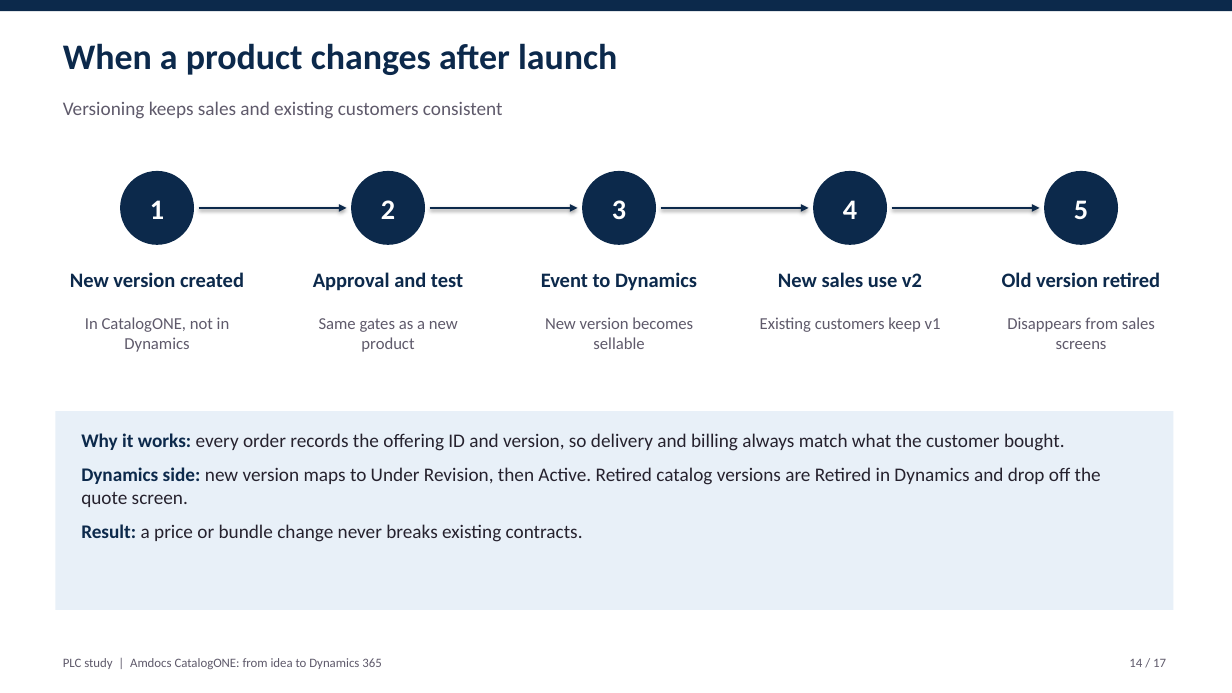
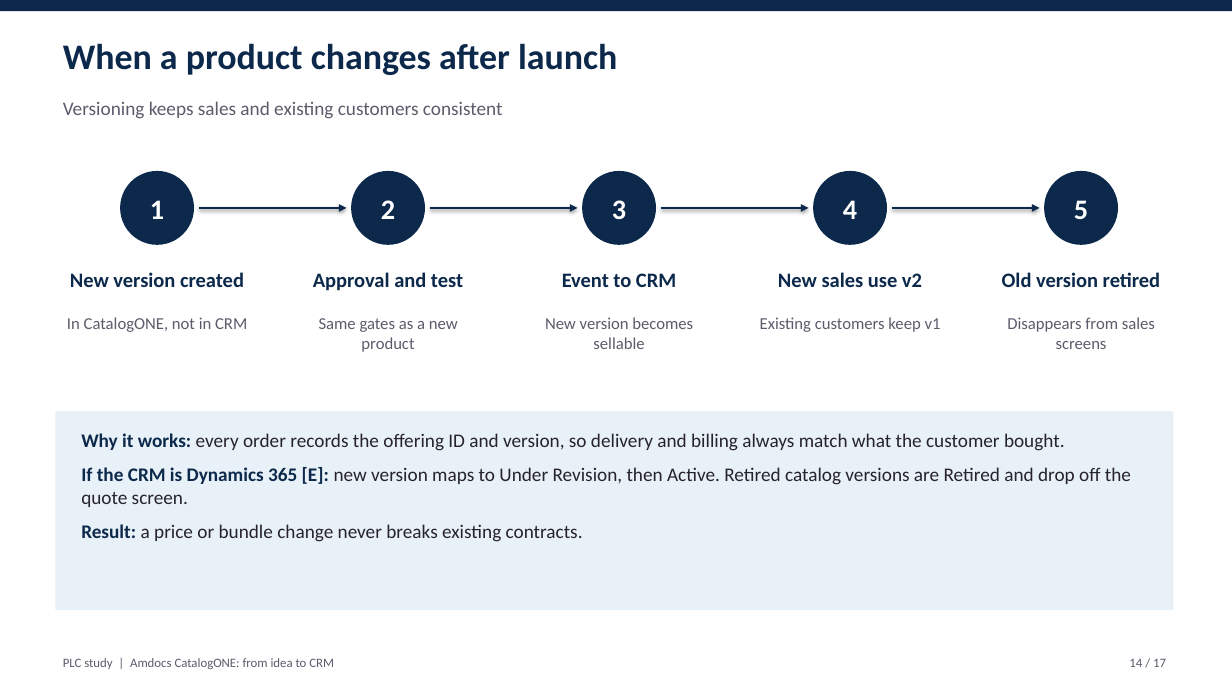
Before and after one commit to abdoe31/learnksa, a slide deck: slide 14 of plc_study/PLC_CatalogONE_Presentation.pptx. Drawn at 1232x693 pixels with LibreOffice and Linux fonts; fonts in the diff are those of the drawing. Boxes give left, top, right and bottom in pixels: in the first picture for what was removed or moved away, otherwise in the second. Text is boxed around its words. In the diff, an @@ line names an element or a change of style, - is before the commit and + after.

```diff
--- a/plc_study/PLC_CatalogONE_Presentation.pptx
+++ b/plc_study/PLC_CatalogONE_Presentation.pptx
@@ text at [562, 273, 676, 287]: text changed @@
-Event to Dynamics
+Event to CRM
@@ text at [67, 317, 247, 332]: text changed @@
-In CatalogONE, not in Dynamics
+In CatalogONE, not in CRM
@@ text at [81, 467, 1131, 507]: text changed @@
-Dynamics side: new version maps to Under Revision, then Active. Retired catalog versions are Retired in Dynamics and drop off the quote screen.
+If the CRM is Dynamics 365 [E]: new version maps to Under Revision, then Active. Retired catalog versions are Retired and drop off the quote screen.
@@ text at [63, 658, 334, 669]: text changed @@
-PLC study | Amdocs CatalogONE: from idea to Dynamics 365
+PLC study | Amdocs CatalogONE: from idea to CRM
```
Also in this commit, not shown: 16 other slides changed, 4 other files.
